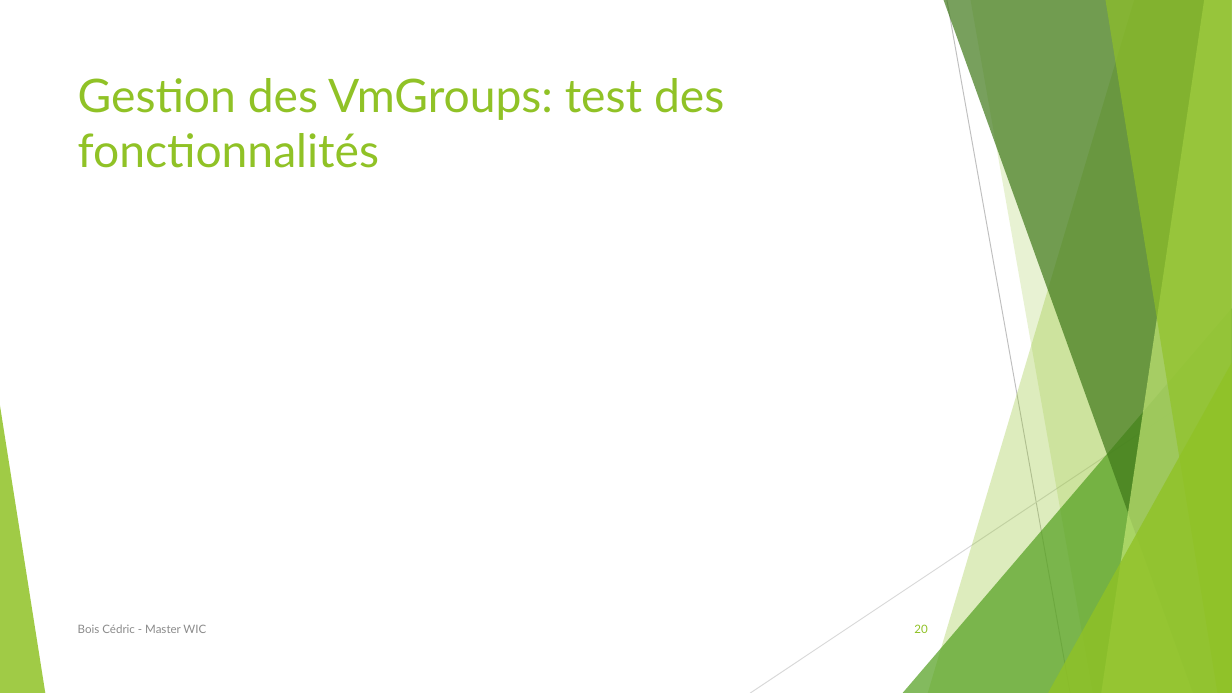
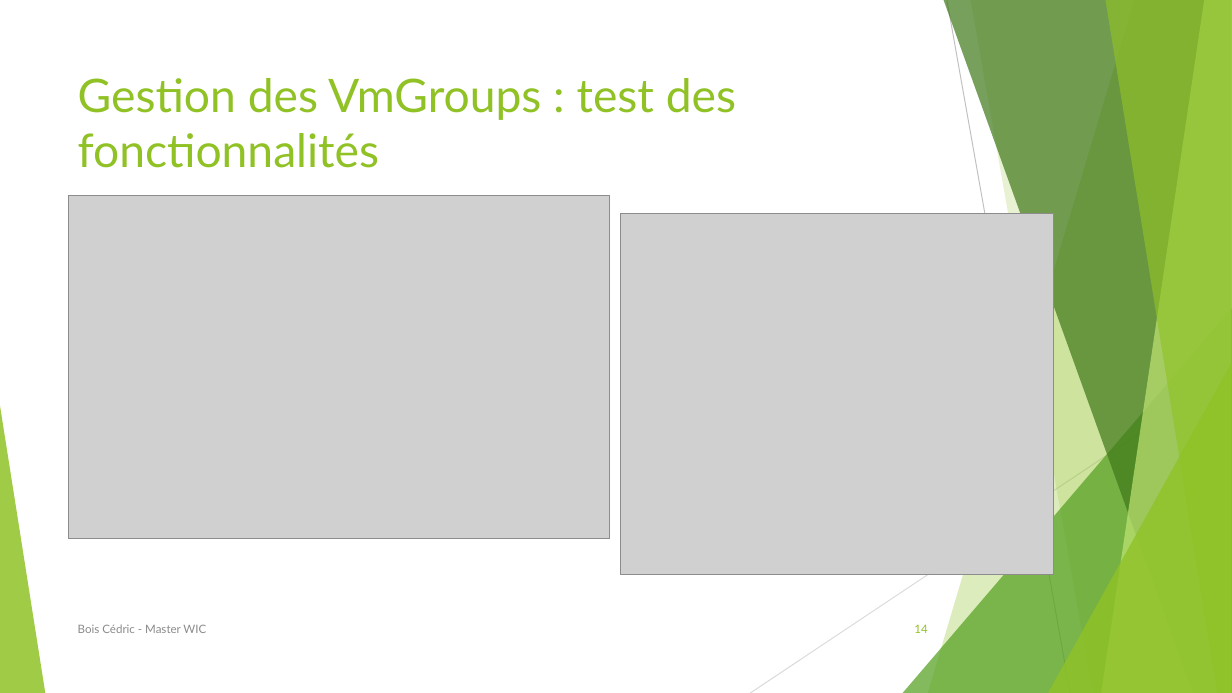
Before and after one commit to BCedric/journalStage, a slide deck: slide 14 of soutenance.pptx (slide 20 before the commit). Drawn at 1232x693 pixels with LibreOffice and Linux fonts; fonts in the diff are those of the drawing; grey boxes stand for pictures. Boxes give left, top, right and bottom in pixels: in the first picture for what was removed or moved away, otherwise in the second. Text is boxed around its words. In the diff, an @@ line names an element or a change of style, - is before the commit and + after.

```diff
--- a/soutenance.pptx
+++ b/soutenance.pptx
@@ title at [78, 78, 736, 168]: spaces changed @@
-Gestion des VmGroups: test des fonctionnalités
+Gestion des VmGroups : test des fonctionnalités
@@ picture added at [68, 195, 610, 539] @@
@@ picture added at [620, 213, 1054, 575] @@
@@ page number at [914, 624, 927, 633]: text changed @@
-20
+14
```
Also in this commit, not shown: 4 other slides changed, 6 slides removed.
